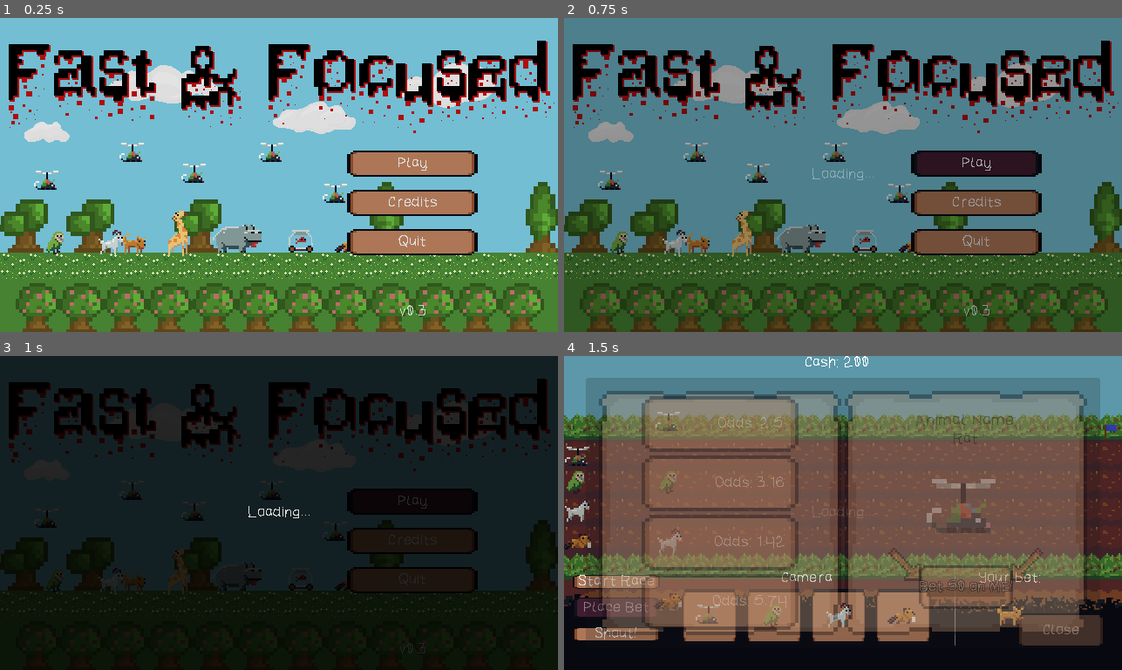
Above: before the commit, frames 1-4 (two rows, left to right).
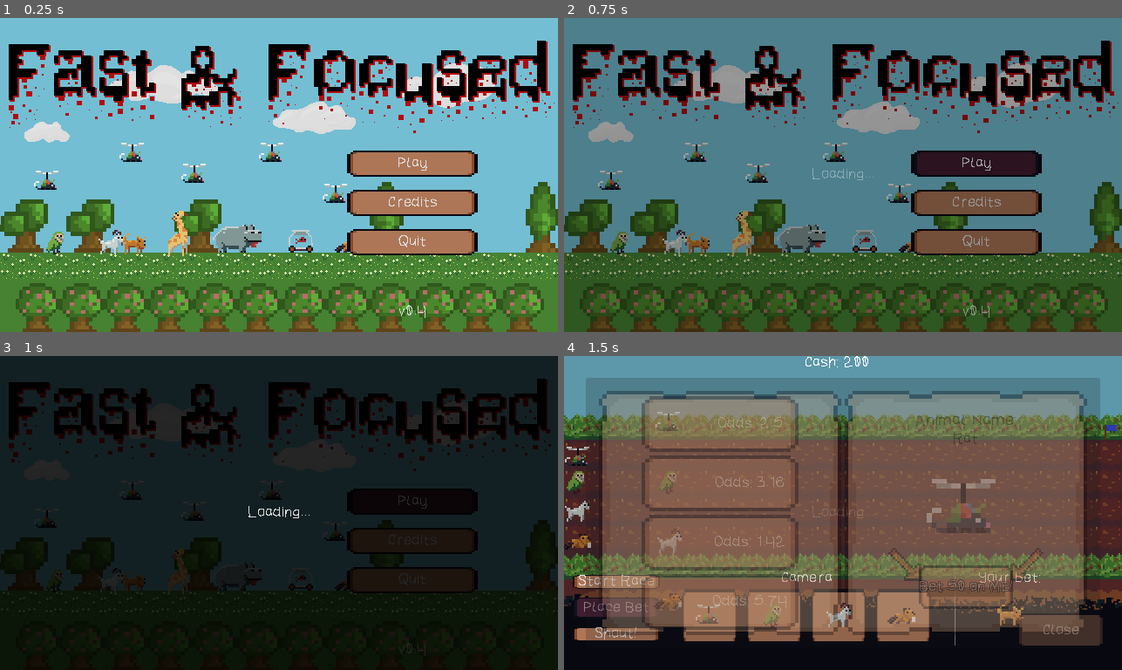
Above: after the commit, the same moments.

Repository: jame581/FastAndFocused
Game: Godot game, scene res://maps/main_menu.tscn
Two runs of this game, one before a commit and one after it. Both use one fixed random seed, a clock stepped at 60 frames per second and the inputs below.
Inputs:
- Up to frame 1 (0.25 s): no input
- Up to frame 2 (0.75 s): click "Play" at 0.5 s
- Up to frame 3 (1 s): no input
- Up to frame 4 (1.5 s): click "Place Bet" at 1.25 s

The runs differ from the first frame. In frame 1, less than 0.1% of the frame differs, in the area x 71-77%, y 91-96%; in frame 2, less than 0.1%; in frame 3, less than 0.1%; in frame 4, nothing differs.

Commit message:
Update version to 0.4, hide exit button in web builds, and fix packed scene reference in main menu

Diff:
--- a/source/project.godot
+++ b/source/project.godot
@@ -14,7 +14,7 @@
 config/description="Autistic Animal Race Association is on its last leg and is on the edge of filing bankruptcy and is  …(266 unchanged characters)…
 
 The animals are not at all normal, they have their own, … ehm, personalities. So their response to some certain things may differ, so keep that in mind when placing your bets. Will you save some animals? become filthy rich or lose it all on red? The race track awaits."
-config/version="0.3"
+config/version="0.4"
 run/main_scene="uid://df73yks3fka5u"
 config/features=PackedStringArray("4.4", "GL Compatibility")
 config/icon="uid://cmy8ku837vxx"
--- a/source/scripts/ui/main_menu.gd
+++ b/source/scripts/ui/main_menu.gd
@@ -13,6 +13,9 @@
 	exit_button.pressed.connect(_on_exit_button_pressed)
 
 	credits_ui.visible = false
+
+	if OS.has_feature("web"):
+		exit_button.visible = false  # Hide exit button in web builds
 
 	# Set the version text
 	var version_label: Label = $MarginContainer/VBoxContainer/HBoxContainer/RightVBoxContainer/VersionLabel
Not shown: 1 places in source/maps/main_menu.tscn that only renumber resources
